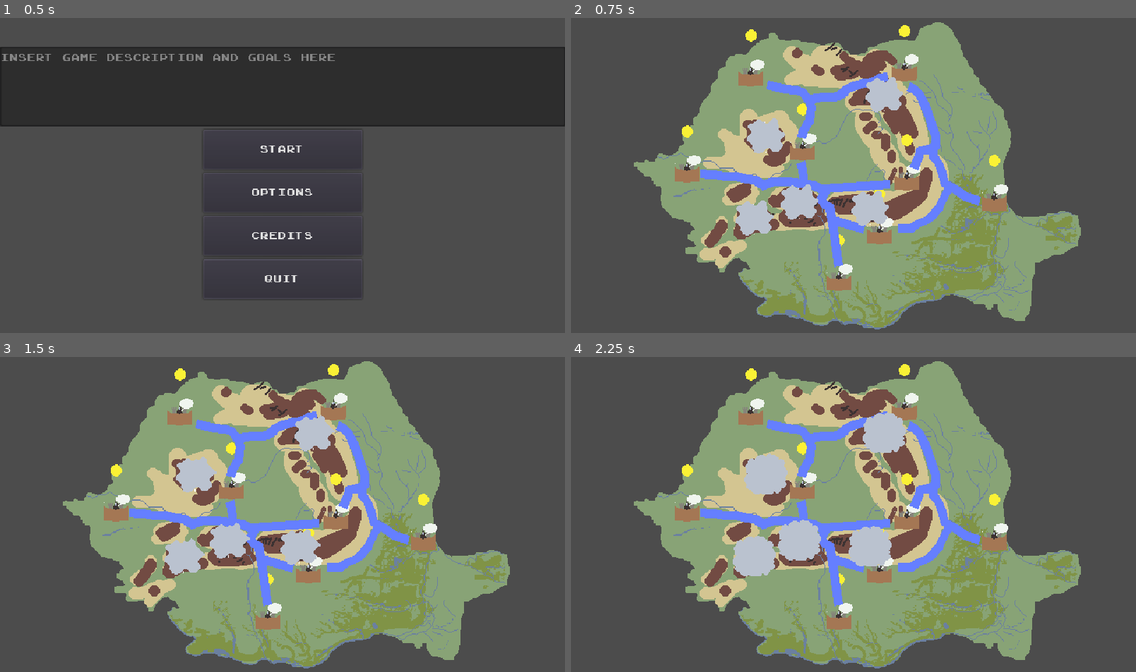
Above: before the commit, frames 1-4 (two rows, left to right).
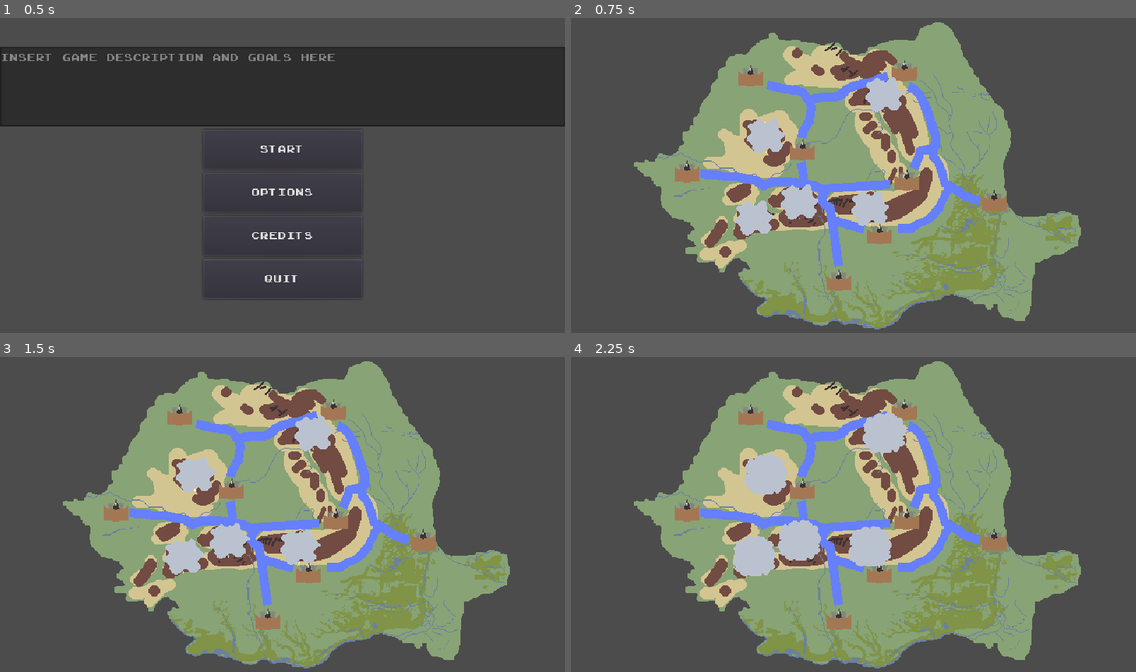
Above: after the commit, the same moments.

Repository: Bstylestuff/Solomonari
Game: Godot game, scene res://Screens/Menus/MainMenu/MainMenu.tscn
Two runs of this game, one before a commit and one after it. Both use one fixed random seed, a clock stepped at 60 frames per second and the inputs below. Sound files missing from this copy of the repository are replaced by a short silence.
Inputs (mouse positions are in pixels of both pictures, inside the frame that each line leads up to):
- Up to frame 1 (0.5 s): no input
- Up to frame 2 (0.75 s): click "Start" at 0.5 s
- Up to frame 3 (1.5 s): move the mouse to (192, 473) at 1.27 s; click (192, 473) at 1.42 s
- Up to frame 4 (2.25 s): move the mouse to (751, 555) at 2.02 s; click (751, 555) at 2.17 s

Frame 1 is identical in both runs. In frame 2, 0.9% of the frame differs, in the area x 18-78%, y 2-83%; in frame 3, 0.9%; in frame 4, 0.8%.

Commit message:
Cleaned up towns, now they start without BS extra on the screen

Diff:
--- a/Town/settlement_base.gd
+++ b/Town/settlement_base.gd
@@ -28,6 +28,9 @@
 	sounds["pay"]=load(sounds["pay"])
 	sounds["anger"]=load(sounds["anger"])
 	sounds["need"]=load(sounds["need"])
+	$FeelBubble.hide()
+	$NeedBubble.hide()
+	$Pay.hide()
 
 func _init():
 	money_per_tick = 5
